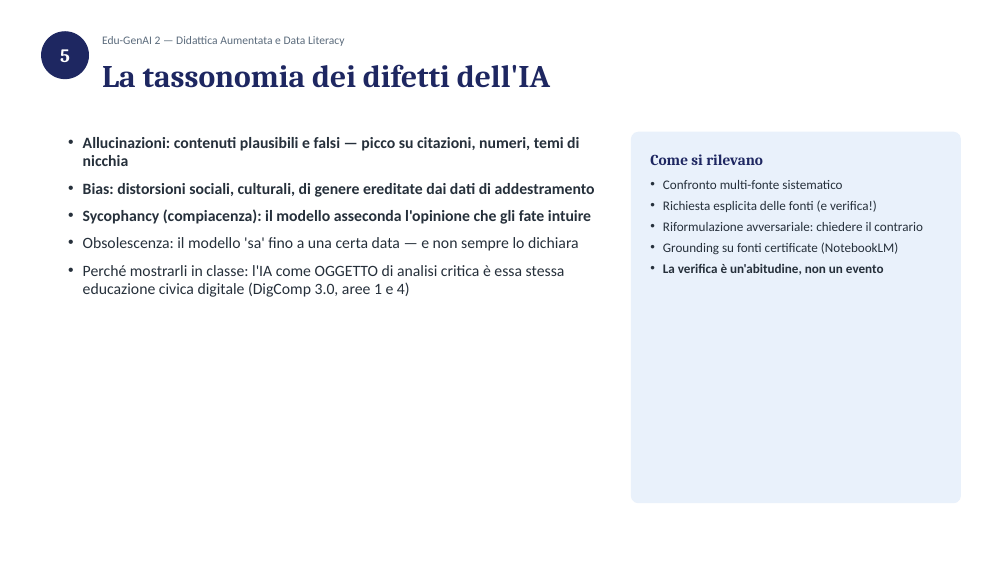
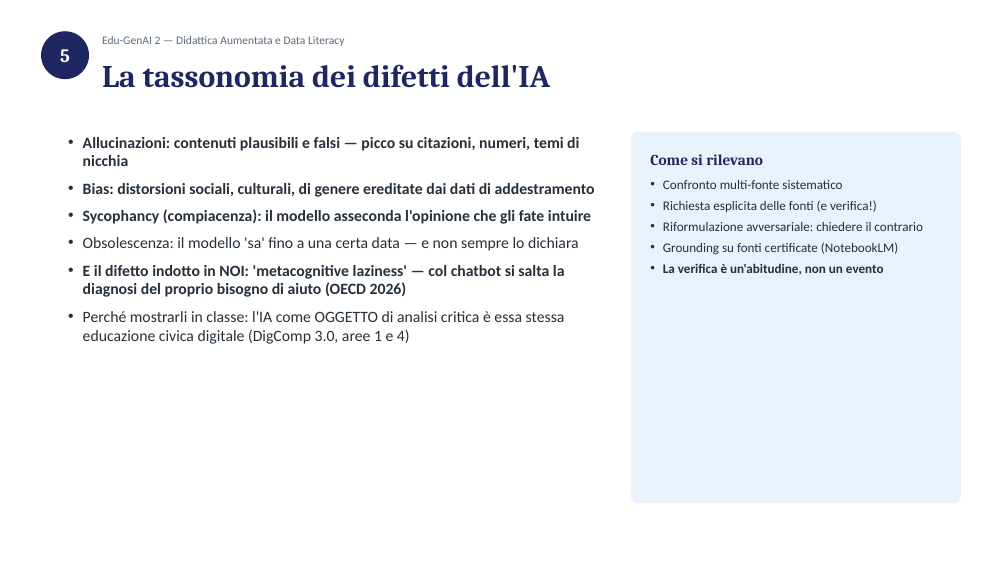
Before and after one commit to sabatinifrancesca75-hue/consulente-commerciale, a slide deck: slide 3 of progetto-snodi/corsi/edu-genai-2/incontri/05-data-literacy-valutazione.pptx. Drawn at 1008x567 pixels with LibreOffice and Linux fonts; fonts in the diff are those of the drawing. Boxes give left, top, right and bottom in pixels: in the first picture for what was removed or moved away, otherwise in the second. Text is boxed around its words. In the diff, an @@ line names an element or a change of style, - is before the commit and + after.

```diff
--- a/progetto-snodi/corsi/edu-genai-2/incontri/05-data-literacy-valutazione.pptx
+++ b/progetto-snodi/corsi/edu-genai-2/incontri/05-data-literacy-valutazione.pptx
@@ text at [83,265,565,297]: paragraph added @@
+• E il difetto indotto in NOI: 'metacognitive laziness' — col chatbot si salta la diagnosi del proprio bisogno di aiuto (OECD 2026)
```
Also in this commit, not shown: 1 other slide changed, 1 slide added, 6 other files.
